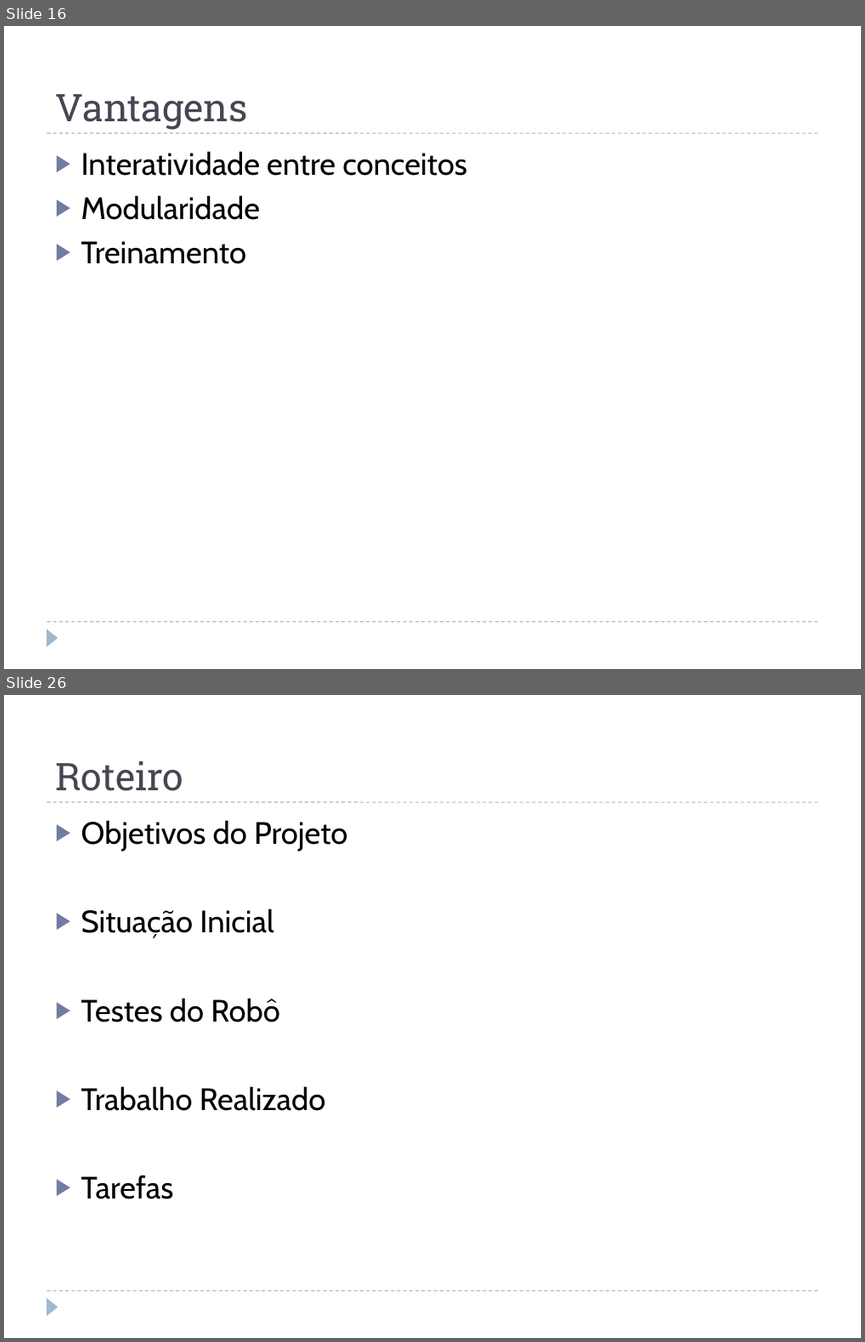
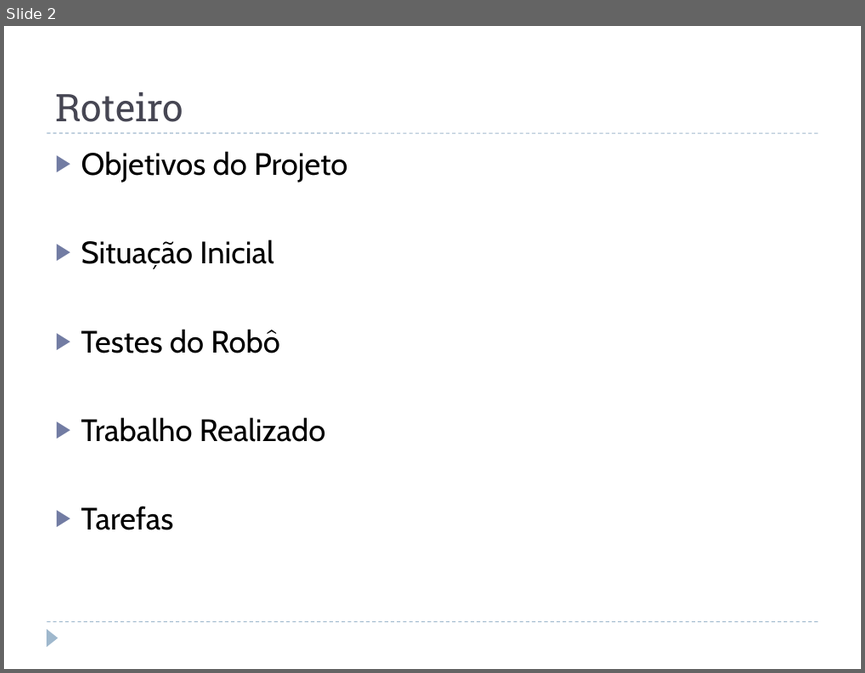
Before and after one commit to jcnborges/TCC, a slide deck: qualificacao.pptx. Shown one above the other, each under a label of ours: slides 16 and 26 before the commit, slide 2 after it; the slides between them are not shown. The pictures are 865x1342 and 865x673 pixels, drawn with LibreOffice and Linux fonts; fonts in the diff are those of the drawing. Boxes give left, top, right and bottom in pixels: in the first picture for what was removed or moved away, otherwise in the second. Text is boxed around its words. In the diff, an @@ line names an element or a change of style, - is before the commit and + after.

```diff
--- a/qualificacao.pptx
+++ b/qualificacao.pptx
@@ slide 16 removed at box(4, 26, 861, 669), background #FFFFFF; not listed: 3 template elements that a slide beside it also shows @@
@@ title removed at box(55, 94, 247, 130) @@
-Vantagens
@@ text removed at box(81, 151, 467, 264) @@
-▶ Interatividade entre conceitos
-▶ Modularidade
-▶ Treinamento
@@ what was slide 26 is now slide 2 @@
```
Also in this commit, not shown: 1 slide changed, 1 slide added, 22 other slides removed.
